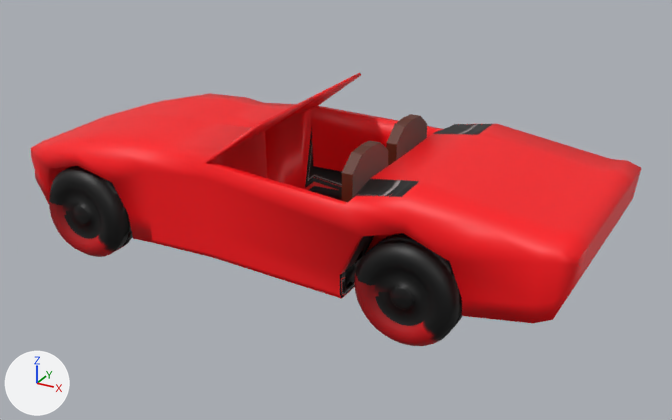
One commit to the Blender file Source/Prototype/Models/Cars/PinkyMobile.blend: the scene before it, then after it.
Rendered twice from a 50 mm lens placed at (16.2, -25.7, 14.8), pointed at (1.9, 0.2, 1.8). Lighting does not change. The marker at lower left points along +X, +Y and +Z.
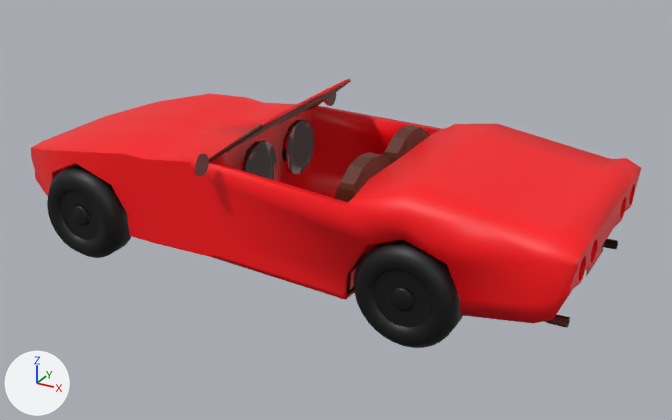
Pixel boxes [x1, y1, x2, y2] of what changed, in the pictures (672 x 420 px; the box of a moved part takes in the faces that stretch with it):
```json
{"object": "Cube", "change": "reshaped", "before": [31, 73, 641, 346], "after": [31, 78, 641, 348]}
{"part": 1, "of": "me_cube", "change": "added", "after": [241, 120, 315, 180]}
{"part": 2, "of": "me_cube", "change": "added", "after": [190, 88, 336, 176], "on screen": "brown"}
{"part": 3, "of": "me_cube", "change": "added", "after": [545, 239, 618, 328]}
{"part": 4, "of": "me_cube", "change": "added", "after": [335, 125, 430, 202], "on screen": "brown"}
{"part": 5, "of": "me_cube", "change": "moved or reshaped", "before": [203, 114, 641, 346], "after": [204, 120, 641, 348]}
{"part": 6, "of": "me_cube", "change": "moved or reshaped", "before": [31, 147, 152, 257], "after": [31, 147, 152, 258]}
{"part": 7, "of": "me_cube", "change": "moved or reshaped", "before": [204, 73, 361, 164], "after": [208, 78, 351, 163]}
{"part": 8, "of": "me_cube", "change": "surface changed", "before": [31, 88, 623, 322], "after": [31, 88, 623, 322]}
{"part": 9, "of": "me_cube", "change": "shading changed", "before": [63, 199, 95, 239], "after": [61, 199, 94, 240]}
```

Edits to the scene script, one JSON object a line:
```json
{"block": "me_cube", "where": "# used by ob_cube; location = (0.0, 0.0, 2.96)"}
{"op": "remove", "block": "me_cube", "code": "me_cube.from_pydata(...)  # 1176 vertices, 1101 faces; spans x -10.0..11.2, y -4.0..0.0, z -3.1..2.9"}
{"op": "add", "block": "me_cube", "code": "me_cube.from_pydata(...)  # 1828 vertices, 1722 faces; spans x -10.0..11.2, y -4.5..0.0, z -3.1..2.9"}
{"block": "me_cube", "change": "me_cube part 1: a new loose piece, a 12-sided cylinder along x spanning x -0.27..-0.1, y -2.31..-0.31, z -0.52..1.48, in mat_material (picture img_car_t)"}
{"block": "me_cube", "change": "me_cube part 2: a new loose piece of 261 vertices spanning x -0.8..-0.4, y -4.5..-3.5, z 1.2..1.9, in mat_material (picture img_car_t)"}
{"block": "me_cube", "change": "me_cube part 3: a new loose piece of 180 vertices spanning x 9.8..11.0, y -3.0..-2.7, z -1.6..-0.9, in mat_material (picture img_car_t)"}
{"block": "me_cube", "change": "me_cube part 4: a new loose piece of 90 vertices spanning x 1.4..4.4, y -2.8..-0.2, z -1.8..1.8, in mat_material (picture img_car_t)"}
{"block": "me_cube", "change": "me_cube part 5: 149 vertices moved from x 4.2..10.8, y -4.0..0.0, z -3.1..1.2 to x 4.4..10.8, y -4.1..0.0, z -3.1..1.4; 348 vertices removed from x 3.8..11.1, y -4.0..-0.3, z -3.0..2.1; 445 vertices added at x 4.7..11.2, y -4.1..0.0, z -3.0..1.4"}
{"block": "me_cube", "change": "me_cube part 6: 446 vertices moved from x -8.0..-3.9, y -4.0..0.0, z -3.1..0.5 to x -7.7..-4.0, y -4.1..0.0, z -3.1..0.5; 51 vertices removed from x -7.3..-3.9, y -4.0..-2.7, z -2.4..0.3; 51 vertices added at x -7.3..-4.1, y -4.1..-2.8, z -2.4..0.3"}
{"block": "me_cube", "change": "me_cube part 7: 4 vertices moved from x 1.2, y -3.4..-2.4, z 2.8..2.9 to x 1.0..1.2, y -2.9..-2.1, z 2.7..2.9"}
{"block": "me_cube", "change": "me_cube part 8: 434 kept faces spanning x -10.0..11.2, y -4.1..0.0, z -3.1..2.9 get new texture (UV) coordinates"}
{"block": "me_cube", "change": "me_cube part 9: 24 kept faces spanning x -6.8..-5.0, y -4.0..-3.9, z -2.3..-0.5 are now shaded flat"}
```
